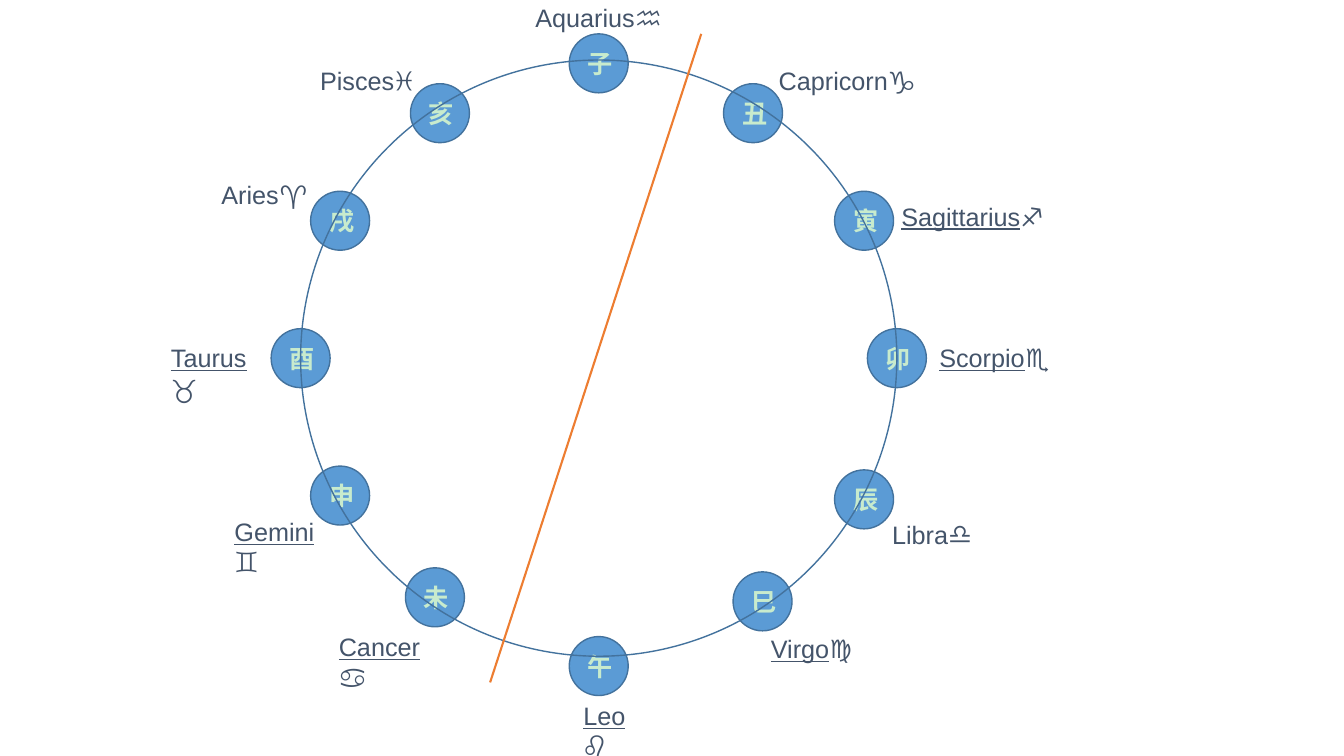
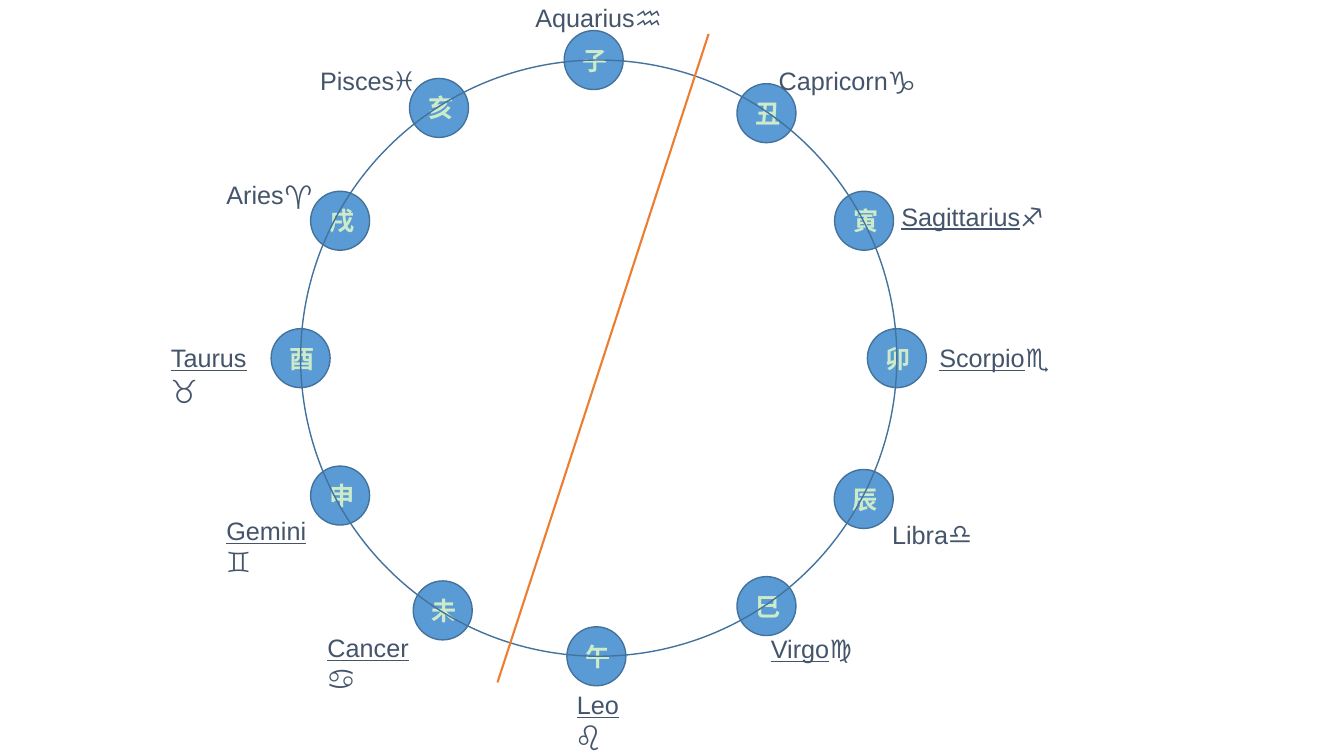
Before and after one commit to JasonBourne33/cNote, a slide deck: slide 8 of prophecy/学魔法.pptx. Drawn at 1344x756 pixels with LibreOffice and Linux fonts; fonts in the diff are those of the drawing. Boxes give left, top, right and bottom in pixels: in the first picture for what was removed or moved away, otherwise in the second. Text is boxed around its words. In the diff, an @@ line names an element or a change of style, - is before the commit and + after.

```diff
--- a/prophecy/学魔法.pptx
+++ b/prophecy/学魔法.pptx
@@ background #C8EBCD to #CDEBC8 @@
@@ line moved from (490, 683) - (702, 34) to (498, 683) - (709, 34) @@
@@ ellipse "子": place and size @@
-ellipse "子" at (570,34,628,93)
+ellipse "子" at (565,30,623,89)
@@ ellipse "亥": place and size @@
-ellipse "亥" at (410,84,469,142)
+ellipse "亥" at (409,79,468,137)
@@ ellipse "丑": place and size @@
-ellipse "丑" at (724,84,782,142)
+ellipse "丑" at (737,84,796,142)
@@ text "Aries♈": place and size @@
-text "Aries♈" at (221,185,308,209)
+text "Aries♈" at (226,185,313,209)
@@ text removed at (619,182,669,214) @@
-42 六合
@@ text "Gemini♊": place and size @@
-text "Gemini♊" at (234,522,314,545)
+text "Gemini♊" at (226,521,306,544)
@@ text colour #C8EBCD to #CDEBC8 in 9 elements at (835,470,893,528), (311,466,369,524), (311,192,369,250), (409,79,468,137), (565,30,623,89), (737,577,796,635), (737,84,796,142), (567,627,625,686), (413,581,472,639) @@
@@ ellipse "未": place and size @@
-ellipse "未" at (405,568,464,626)
+ellipse "未" at (413,581,472,639)
@@ ellipse "巳": place and size @@
-ellipse "巳" at (733,572,791,630)
+ellipse "巳" at (737,577,796,635)
@@ text "Cancer♋": place and size @@
-text "Cancer♋" at (339,638,420,660)
+text "Cancer♋" at (327,639,408,661)
@@ ellipse "午": place and size @@
-ellipse "午" at (570,637,628,696)
+ellipse "午" at (567,627,625,686)
@@ text "Leo♌": place and size @@
-text "Leo♌" at (583,707,625,729)
+text "Leo♌" at (577,696,619,718)
```
Also in this commit, not shown: 20 other slides changed, 4 other files.
